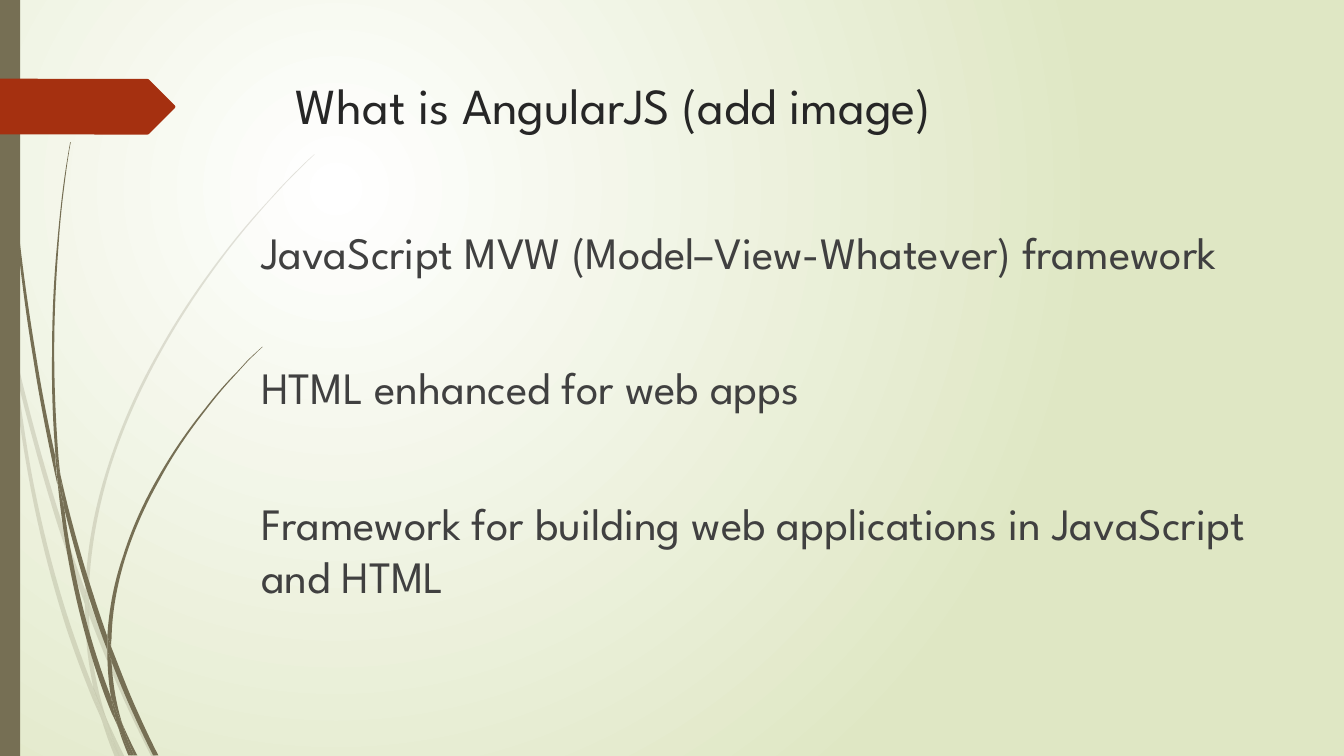
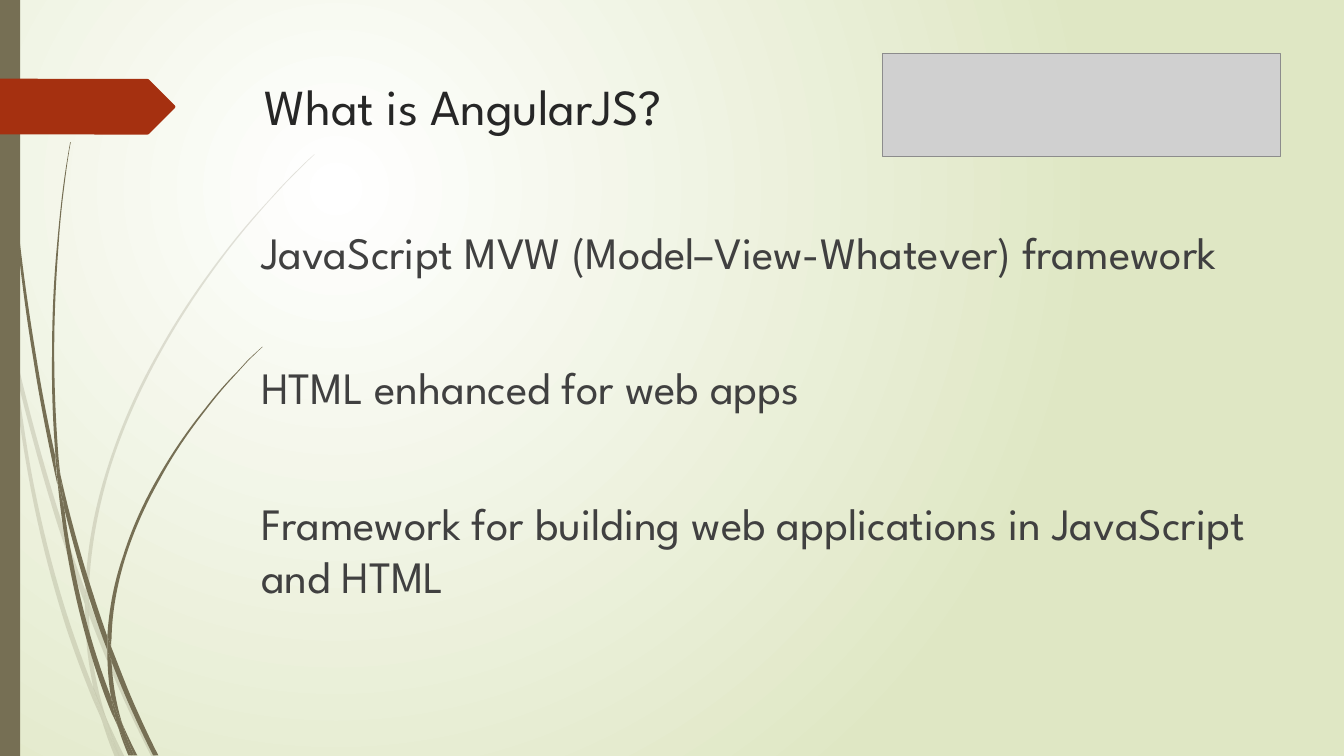
Before and after one commit to jacobladams/presentations, a slide deck: slide 4 of angular-js/Getting Started with AngularJS.pptx. Drawn at 1344x756 pixels with LibreOffice and Linux fonts; fonts in the diff are those of the drawing; grey boxes stand for pictures. Boxes give left, top, right and bottom in pixels: in the first picture for what was removed or moved away, otherwise in the second. Text is boxed around its words. In the diff, an @@ line names an element or a change of style, - is before the commit and + after.

Commit message:
Hello world demo and set up angular script references in all the projects. Added images to presentation

```diff
--- a/angular-js/Getting Started with AngularJS.pptx
+++ b/angular-js/Getting Started with AngularJS.pptx
@@ picture added at (x1=882, y1=53, x2=1280, y2=156) @@
@@ title at (x1=264, y1=90, x2=662, y2=136): text changed @@
-What is AngularJS (add image)
+What is AngularJS?
```
Also in this commit, not shown: 1 slide added, 1 slide removed, 47 other files.
